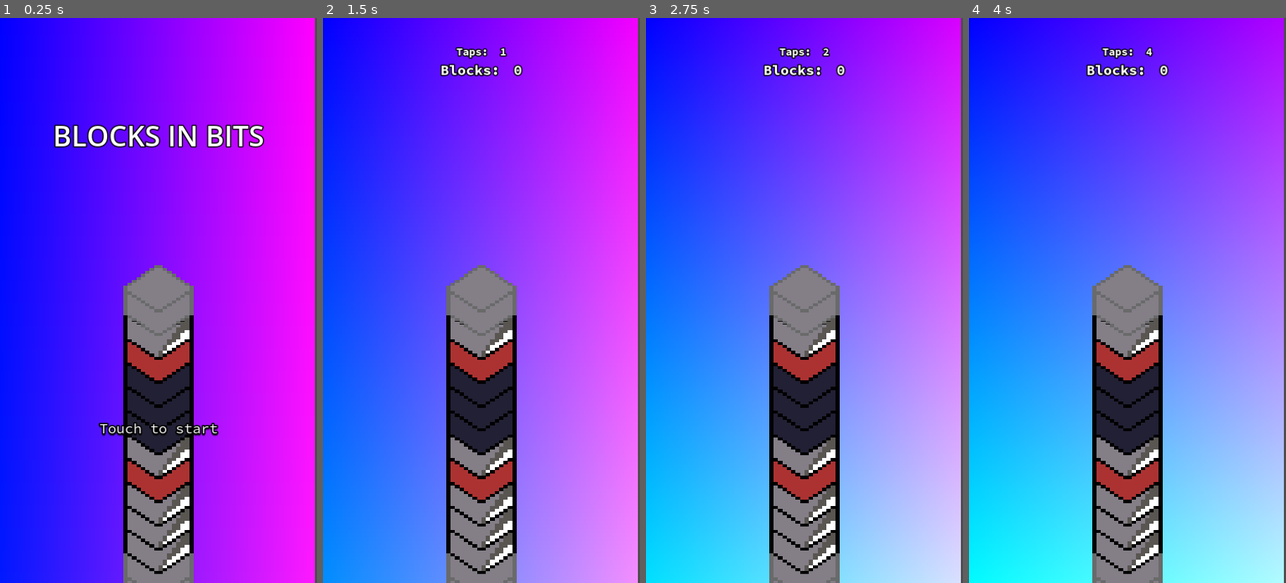
Above: before the commit, frames 1-4 (left to right).
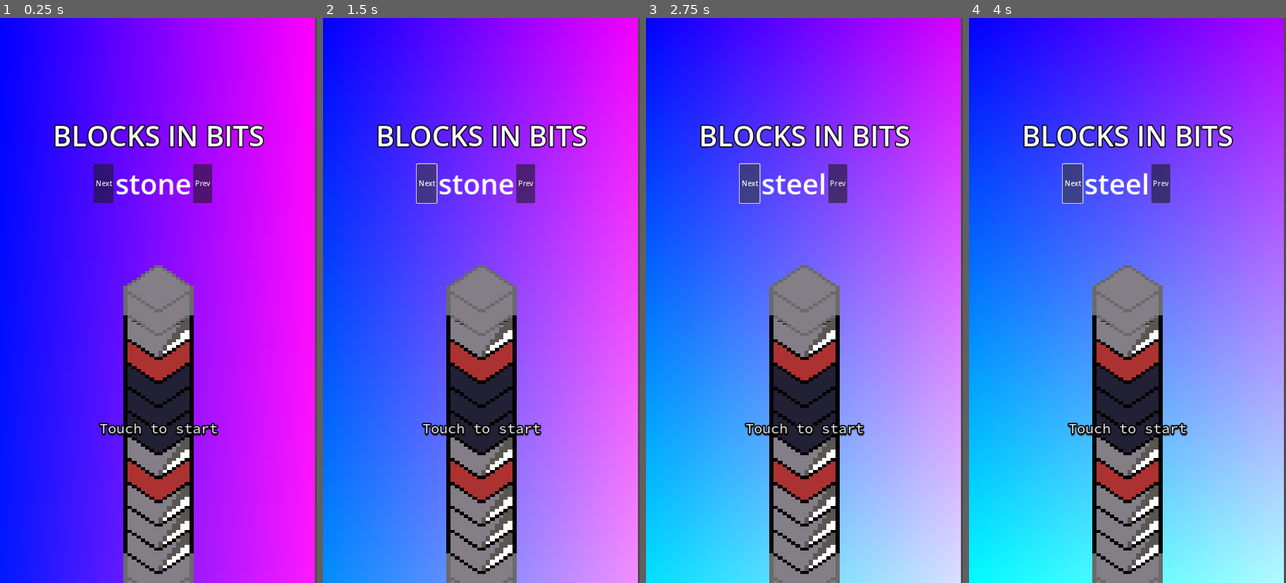
Above: after the commit, the same moments.

Repository: tfcb93/block-in-bits
Game: Godot game, scene res://Scenes/game.tscn
Same seed, same stepped clock (60 frames per second), same inputs: the game is played once before the commit and once after it.
Inputs (mouse positions are in pixels of both pictures, inside the frame that each line leads up to):
- Up to frame 1 (0.25 s): no input
- Up to frame 2 (1.5 s): click (525, 181) at 0.5 s, where only the run after the commit has a clickable "Prev"; click (427, 181) at 1.25 s, where only the run after the commit has a clickable "Next"
- Up to frame 3 (2.75 s): click (750, 181) at 2 s, where only the run after the commit has a clickable "Next"
- Up to frame 4 (4 s): click (1159, 181) at 2.75 s, where only the run after the commit has a clickable "Prev"; click (1073, 181) at 3.5 s, where only the run after the commit has a clickable "Next"

The runs differ from the first frame. In frame 1, 1.2% of the frame differs, in the area x 29-67%, y 25-33%; in frame 2, 4.1%, in the area x 17-84%, y 5-74%; in frame 3, 4.1%; in frame 4, 4.1%.

Commit message:
working on the pickaxe system

Diff:
--- a/Scenes/counters.tscn
+++ b/Scenes/counters.tscn
@@ -16,6 +16,32 @@
 offset_right = 91.5
 offset_bottom = 143.0
 grow_horizontal = 2
+
+[node name="Points Container" type="CenterContainer" parent="VBoxContainer"]
+layout_mode = 2
+
+[node name="HSplitContainer" type="HBoxContainer" parent="VBoxContainer/Points Container"]
+layout_mode = 2
+
+[node name="Points Label" type="Label" parent="VBoxContainer/Points Container/HSplitContainer"]
+layout_mode = 2
+text = "Points: "
+label_settings = ExtResource("2_eh54w")
+
+[node name="Points" type="Label" parent="VBoxContainer/Points Container/HSplitContainer"]
+layout_mode = 2
+text = "0"
+label_settings = ExtResource("2_eh54w")
+
+[node name="Slash" type="Label" parent="VBoxContainer/Points Container/HSplitContainer"]
+layout_mode = 2
+text = "/"
+label_settings = ExtResource("2_eh54w")
+
+[node name="Next Level Points" type="Label" parent="VBoxContainer/Points Container/HSplitContainer"]
+layout_mode = 2
+text = "0"
+label_settings = ExtResource("2_eh54w")
 
 [node name="Taps Container" type="CenterContainer" parent="VBoxContainer"]
 layout_mode = 2
--- a/Scenes/game.tscn
+++ b/Scenes/game.tscn
@@ -1,9 +1,10 @@
-[gd_scene load_steps=9 format=3 uid="uid://xvjacwyfgsyp"]
+[gd_scene load_steps=10 format=3 uid="uid://xvjacwyfgsyp"]
 
 [ext_resource type="Script" path="res://Scripts/game.gd" id="1_25r8w"]
 [ext_resource type="PackedScene" uid="uid://cjlt1jaav3kox" path="res://Scenes/test_corners.tscn" id="2_ohe75"]
 [ext_resource type="PackedScene" uid="uid://c1msyiewppjed" path="res://Scenes/counters.tscn" id="2_pugvt"]
 [ext_resource type="PackedScene" uid="uid://cuexpb3pghlwj" path="res://Scenes/block_pile.tscn" id="3_hjkes"]
+[ext_resource type="PackedScene" uid="uid://dx68lqtpduw7b" path="res://Scenes/picaxe_selector.tscn" id="4_k0xen"]
 [ext_resource type="PackedScene" uid="uid://csppqky04k64o" path="res://Scenes/central_screen_text.tscn" id="5_tfyk2"]
 [ext_resource type="PackedScene" uid="uid://b3gvjwdsaaa65" path="res://Scenes/background.tscn" id="6_2hb4t"]
 [ext_resource type="PackedScene" uid="uid://bvdotdi1t80tg" path="res://Scenes/start_screen.tscn" id="7_lre40"]
@@ -18,6 +19,8 @@
 [node name="Test Corners" parent="." instance=ExtResource("2_ohe75")]
 visible = false
 
+[node name="Selector" parent="." instance=ExtResource("4_k0xen")]
+
 [node name="Block Pile" parent="." instance=ExtResource("3_hjkes")]
 
 [node name="Counters" parent="." instance=ExtResource("2_pugvt")]
--- a/Scenes/picaxe_selector.tscn
+++ b/Scenes/picaxe_selector.tscn
@@ -1,23 +1,29 @@
-[gd_scene load_steps=2 format=3 uid="uid://dx68lqtpduw7b"]
+[gd_scene load_steps=3 format=3 uid="uid://dx68lqtpduw7b"]
+
+[ext_resource type="Script" path="res://Scripts/picaxe_selector.gd" id="1_dyclj"]
 
 [sub_resource type="LabelSettings" id="LabelSettings_gnujf"]
 font_size = 64
 
-[node name="Selector" type="Control"]
-layout_mode = 3
-anchors_preset = 0
+[node name="Selector" type="CanvasLayer"]
+script = ExtResource("1_dyclj")
 
 [node name="HBoxContainer" type="HBoxContainer" parent="."]
-layout_mode = 0
-offset_right = 40.0
-offset_bottom = 40.0
+anchors_preset = 5
+anchor_left = 0.5
+anchor_right = 0.5
+offset_left = -147.0
+offset_top = 331.0
+offset_right = 147.0
+offset_bottom = 419.0
+grow_horizontal = 2
 
 [node name="Next" type="Button" parent="HBoxContainer"]
 texture_filter = 1
 layout_mode = 2
 text = "Next"
 
-[node name="Label" type="Label" parent="HBoxContainer"]
+[node name="Actual" type="Label" parent="HBoxContainer"]
 layout_mode = 2
 text = "Picaxe"
 label_settings = SubResource("LabelSettings_gnujf")
@@ -26,3 +32,6 @@
 texture_filter = 1
 layout_mode = 2
 text = "Prev"
+
+[connection signal="button_down" from="HBoxContainer/Next" to="." method="_on_next_button_down"]
+[connection signal="button_down" from="HBoxContainer/Previous" to="." method="_on_previous_button_down"]
--- a/Scenes/pickaxe_bag.tscn
+++ b/Scenes/pickaxe_bag.tscn
@@ -7,11 +7,14 @@
 script = ExtResource("1_48180")
 
 [node name="Shovel" parent="." instance=ExtResource("2_qpvqv")]
+type_name = "shovel"
 
 [node name="Water Bucket" parent="." instance=ExtResource("2_qpvqv")]
 life = 1
+type_name = "water"
 
 [node name="Stone" parent="." instance=ExtResource("2_qpvqv")]
 
 [node name="Steel" parent="." instance=ExtResource("2_qpvqv")]
 life = 500
+type_name = "steel"
--- a/Scripts/block_pile.gd
+++ b/Scripts/block_pile.gd
@@ -28,16 +28,26 @@
 		pile.move_child(newBlock, 0);
 
 	load_block_sounds();
+	set_actual_block(pile.get_child(-1).block_type);
 
 
 func _on_screen_tap() -> void:
+	if not Globals.actual_pickaxe_available:
+		#play another sound;
+		return;
 	if not Globals.game_stop:
-		taps_since_new_block += 1;
-		if taps_since_new_block >= pile.get_child(-1).life:
+		#taps_since_new_block += 1;
+		#if taps_since_new_block >= pile.get_child(-1).life:
+		if pile.get_child(-1).life <= 0:
 			play_block_sound(pile.get_child(-1).block_type);
 			pile.get_child(-1).queue_free();
 			taps_since_new_block = 0;
 			Globals.total_blocks_destroyed += 1;
+			pile_types.pop_front();
+			set_actual_block(pile_types[0]);
+
+			Globals.total_player_points += Globals.actual_block_points;
+			Globals.actual_block_points = 0;
 
 			if pile.get_child_count() - 1 == 0:
 				Events.emit_signal("win");
@@ -82,3 +92,9 @@
 
 func play_block_sound(type: String) -> void:
 	get_node("Block Sounds/" + type).play();
+
+func set_actual_block(type: String) -> void:
+	Globals.actual_block_type = type;
+
+func set_actual_block_damage(value: int) -> void:
+	pile.get_child(-1).life -= value;
--- a/Scripts/counters.gd
+++ b/Scripts/counters.gd
@@ -2,10 +2,18 @@
 
 @onready var counter_taps := $"VBoxContainer/Taps Container/HSplitContainer/Taps";
 @onready var counter_blocks := $"VBoxContainer/Blocks Container/HSplitContainer2/Blocks";
+@onready var counter_points := $"VBoxContainer/Points Container/HSplitContainer/Points";
+@onready var next_level_points := $"VBoxContainer/Points Container/HSplitContainer/Next Level Points";
 
 func _ready() -> void:
+	next_level_points.text = str(Globals.next_checkpoint_points);
+	Events.connect("next_level", _on_change_next_level);
 	Events.connect("tap", _on_tap);
 
 func _on_tap() -> void:
 	counter_taps.text = str(Globals.total_taps);
 	counter_blocks.text = str(Globals.total_blocks_destroyed);
+	counter_points.text = str(Globals.total_player_points);
+
+func _on_change_next_level() -> void:
+	next_level_points.text = str(Globals.next_checkpoint_points);
--- a/Scripts/events.gd
+++ b/Scripts/events.gd
@@ -5,3 +5,9 @@
 signal win;
 
 signal lose;
+
+signal next_level(value: int);
+
+signal change_pickaxe_type(dir: String);
+
+signal pickaxe_type_changed;
--- a/Scripts/game.gd
+++ b/Scripts/game.gd
@@ -1,6 +1,8 @@
 extends Node2D
 
 @onready var counters_node := $Counters;
+@onready var pickaxe_bag := $"Pickaxe Bag";
+@onready var block_pile := $"Block Pile";
 
 var counter_value := 0;
 
@@ -15,6 +17,17 @@
 				Globals.game_start = true;
 				$"Start Screen".visible = false;
 				counters_node.visible = true;
-			else:
+			elif Globals.actual_pickaxe_available:
 				Globals.total_taps += 1;
+				block_tap_action();
 				Events.emit_signal("tap");
+
+# Do the calculations with the actual block and the actual pickaxe
+func block_tap_action() -> void:
+	if Globals.actual_pickaxe_available:
+		var pickaxe_damage = pickaxe_bag.actual_pickaxe.block_types[Globals.actual_block_type];
+		var block_damage = Globals.block_type_pickaxe_damages[Globals.actual_block_type][pickaxe_bag.actual_pickaxe.type_name];
+		var block_points = Globals.block_type_pickaxe_points[Globals.actual_block_type][pickaxe_bag.actual_pickaxe.type_name];
+		block_pile.set_actual_block_damage(pickaxe_damage);
+		pickaxe_bag.set_actual_pickaxe_damage(block_damage);
+		Globals.actual_block_points += block_points;
--- a/Scripts/globals.gd
+++ b/Scripts/globals.gd
@@ -10,3 +10,25 @@
 
 const block_types := ["earth", "stone", "coal", "metal"];
 const block_life := {"earth" = 3, "stone" = 10, "coal" = 20, "metal" = 50};
+
+var actual_picaxe_type: String;
+var actual_pickaxe_available: bool = true;
+var actual_block_type: String;
+
+var block_type_pickaxe_damages = {
+	"earth" = {"shovel" = 1, "stone" = 1, "water" = 1, "steel" = 1},
+	"stone" = {"shovel" = 1, "stone" = 3, "water" = 1, "steel" = 1},
+	"coal" = {"shovel" = 1, "stone" = 5, "water" = 1, "steel" = 3},
+	"metal" = {"shovel" = 1, "stone" = 10, "water" = 1, "steel" = 5},
+}
+
+var block_type_pickaxe_points = {
+	"earth" = {"shovel" = 10, "stone" = 3, "water" = 0, "steel" = 1},
+	"stone" = {"shovel" = 0, "stone" = 3, "water" = 0, "steel" = 1},
+	"coal" = {"shovel" = 0, "stone" = 5, "water" = 0, "steel" = 10},
+	"metal" = {"shovel" = 0, "stone" = 3, "water" = 0, "steel" = 10},
+}
+
+var total_player_points:int = 0;
+var actual_block_points: int = 0;
+var next_checkpoint_points: int = 1000;
--- /dev/null
+++ b/Scripts/picaxe_selector.gd
@@ -0,0 +1,18 @@
+extends CanvasLayer;
+
+@onready var actual_label := $HBoxContainer/Actual;
+
+func _ready() -> void:
+	Events.connect("pickaxe_type_changed", _on_change_pickaxe_type);
+	print(Globals.actual_picaxe_type)
+	actual_label.text = Globals.actual_picaxe_type;
+
+func _on_change_pickaxe_type() -> void:
+		actual_label.text = Globals.actual_picaxe_type;
+
+func _on_next_button_down() -> void:
+	Events.emit_signal("change_pickaxe_type", "next");
+
+
+func _on_previous_button_down() -> void:
+	Events.emit_signal("change_pickaxe_type", "previous");
--- a/Scripts/pickaxe.gd
+++ b/Scripts/pickaxe.gd
@@ -5,15 +5,8 @@
 @export_category("pickaxe attr.")
 @export var life := 100;
 @export var qtd := 0;
+@export var type_name := "stone";
 @export_subgroup("actual pickaxe")
-@export var type_name := "stone";
 @export var used_life := 0;
 @export_subgroup("against blocks")
-@export var earth := 1;
-@export var stone := 1;
-@export var coal := 1;
-@export var metal := 1;
-@export var ruby := 1;
-@export var emerald := 1;
-@export var lava := 1;
-@export var dark_matter := 1;
+@export var block_types := {"earth" = 1, "stone" = 1, "coal" = 1, "metal" = 1, "ruby" = 1, "emerald" = 1, "lava" = 1, "dark_matter" = 1};
--- a/Scripts/pickaxe_bag.gd
+++ b/Scripts/pickaxe_bag.gd
@@ -1,6 +1,47 @@
 extends Node;
 
-@onready var actual_pickaxe := $Stone;
+var actual_pickaxe: Node2D;
+
+var pickaxes: Array[Node] = [];
+var starter_types := ["water", "stone", "shovel"];
 
 func _ready() -> void:
-	pass
+	Events.connect("tap",_on_screen_tap);
+	Events.connect("change_pickaxe_type",_on_change_pickaxe_type);
+
+	pickaxes = get_children();
+
+	for pickaxe in pickaxes:
+		if starter_types.find(pickaxe.type_name) != -1:
+			pickaxe.qtd = 1;
+	set_actual_pickaxe("stone");
+
+
+func _on_screen_tap() -> void:
+	if actual_pickaxe.qtd == 0:
+		Globals.actual_pickaxe_available = false;
+	if actual_pickaxe.life <= 0:
+		actual_pickaxe.qtd -= 1;
+
+
+
+func set_actual_pickaxe(type: String) -> void:
+	for pickaxe in pickaxes:
+		if pickaxe.type_name == type:
+			actual_pickaxe = pickaxe;
+	Globals.actual_picaxe_type = actual_pickaxe.type_name
+	Events.emit_signal("pickaxe_type_changed");
+
+func set_actual_pickaxe_damage(value: int) -> void:
+	actual_pickaxe.life -= value;
+
+func _on_change_pickaxe_type(dir: String) -> void:
+	var actual_index := pickaxes.find(actual_pickaxe);
+	if dir == "next":
+		var new_type := pickaxes[actual_index + 1];
+		actual_index = 0 if actual_index >= len(pickaxes) else actual_index;
+		set_actual_pickaxe(new_type.type_name);
+	else:
+		var new_type := pickaxes[actual_index - 1];
+		actual_index = len(pickaxes) - 1 if actual_index < -1 else actual_index;
+		set_actual_pickaxe(new_type.type_name);
--- a/project.godot
+++ b/project.godot
@@ -12,7 +12,7 @@
 
 config/name="Block in Bits"
 run/main_scene="res://Scenes/game.tscn"
-config/features=PackedStringArray("4.1", "Mobile")
+config/features=PackedStringArray("4.2", "Mobile")
 config/icon="res://icon.svg"
 
 [autoload]
